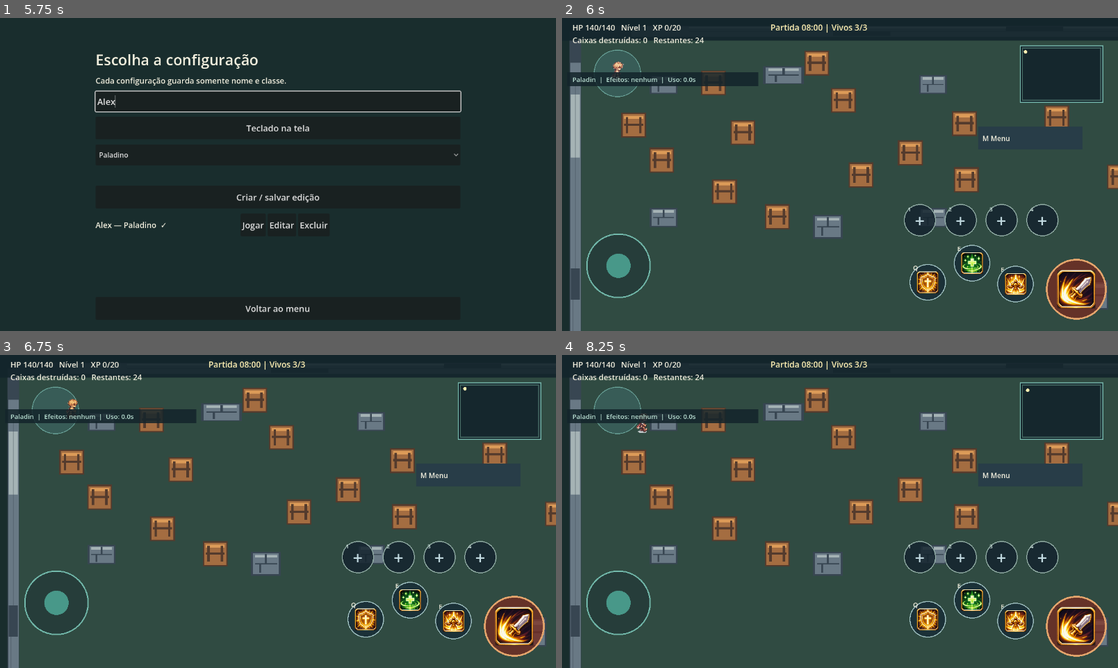
Above: before the commit, frames 1-4 (two rows, left to right).
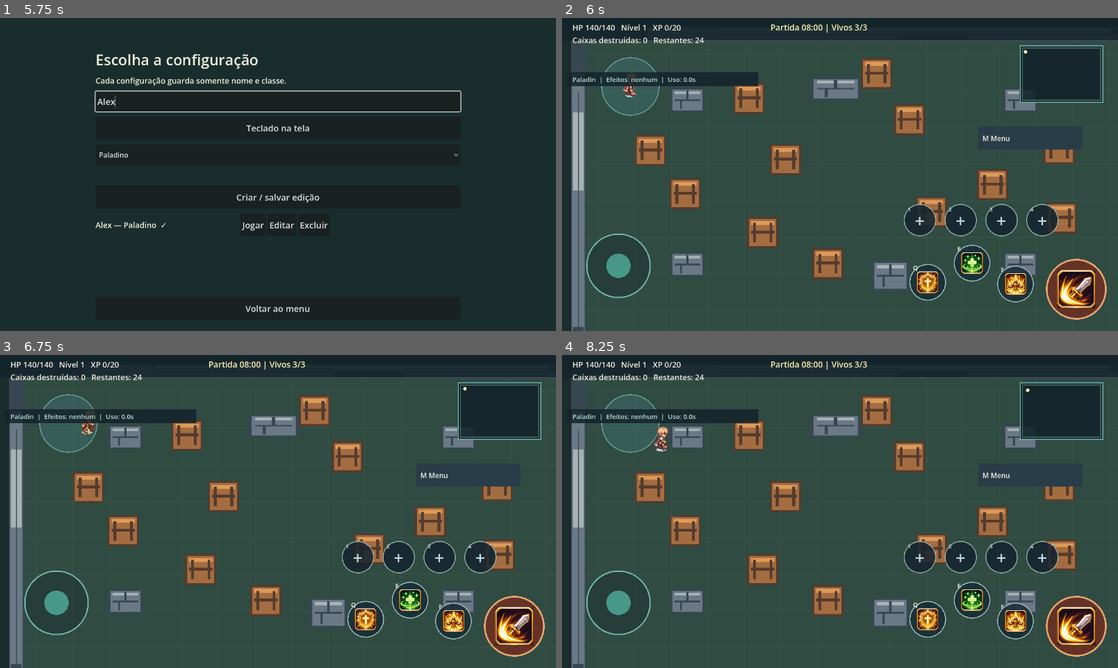
Above: after the commit, the same moments.

Repository: LRFSousa/RagArena
Game: Godot game, scene res://scenes/main.tscn
Same seed, same stepped clock (60 frames per second), same inputs: the game is played once before the commit and once after it.
Inputs (mouse positions are in pixels of both pictures, inside the frame that each line leads up to):
- Up to frame 1 (5.75 s): click (278, 102) at 0.52 s; type "Alex" at 0.6 s; click "Teclado na tela" at 1.25 s; click "Criar personagem local" at 2 s; click "Arena" at 2.75 s; click (278, 102) at 3.52 s; type "Alex" at 3.6 s; click "Criar / salvar edição" at 4.25 s; click (278, 102) at 5.02 s; type "Alex" at 5.1 s
- Up to frame 2 (6 s): click "Jogar" at 5.75 s
- Up to frame 3 (6.75 s): tap Enter at 6.5 s; move the mouse to (400, 495) at 6.52 s; hold D (move_right) from 6.53 s (still down); hold Space (attack) from 6.53 s (still down); click (400, 495) at 6.67 s
- Up to frame 4 (8.25 s): release D (move_right) at 7.25 s; release Space (attack) at 7.25 s; tap R (restart) at 7.25 s; drag from (728, 527) to (812, 574) at 7.27 s; move the mouse to (895, 442) at 8.02 s; hold D (move_right) from 8.03 s (still down); tap 1 at 8.1 s

Frame 1 is identical in both runs. In frame 2, 15% of the frame differs, in the area x 1-100%, y 7-100%; in frame 3, 15%; in frame 4, 15%.

Commit message:
Bring arena camera closer

Diff:
--- a/scripts/arena.gd
+++ b/scripts/arena.gd
@@ -15,6 +15,7 @@
 const GameAudioScript = preload("res://scripts/game_audio.gd")
 const ArenaHudScript = preload("res://scripts/arena_hud.gd")
 const WORLD_SIZE := Vector2(2560, 1440)
+const CAMERA_ZOOM := Vector2(1.05, 1.05)
 const ARENA := Rect2(52, 52, 2456, 1336)
 const SPAWNS := [Vector2(150, 150), Vector2(2350, 150), Vector2(150, 1290), Vector2(2350, 1290)]
 
@@ -70,7 +71,7 @@
 	add_child(player)
 	camera = Camera2D.new()
 	camera.name = "FollowingCamera"
-	camera.zoom = Vector2(0.85, 0.85)
+	camera.zoom = CAMERA_ZOOM
 	camera.limit_left = 0
 	camera.limit_top = 0
 	camera.limit_right = int(WORLD_SIZE.x)
--- a/tests/release07_smoke.gd
+++ b/tests/release07_smoke.gd
@@ -61,7 +61,7 @@
 	check(arena.player.skill_kind == 0 and arena.player.skill_flash > 0.0, "proteção inicia efeito visual")
 	check("HP" in arena.hud.text and "Partida" in arena.status_hud.text, "HUD mostra vida e cronômetro")
 	check(arena.hud_layer is CanvasLayer and arena.hud.get_parent() == arena.hud_layer and arena.hud_view.get_parent() == arena.hud_layer, "HUD independente das coordenadas do mundo")
-	check(arena.camera is Camera2D and arena.camera.get_parent() == arena.player and arena.camera.zoom == Vector2(0.85, 0.85), "câmera afastada acompanha personagem")
+	check(arena.camera is Camera2D and arena.camera.get_parent() == arena.player and arena.camera.zoom == Vector2(1.05, 1.05), "câmera aproximada acompanha personagem")
 	check(arena.ARENA.size == Vector2(2456, 1336) and not Rect2(0, 0, 1280, 720).has_point(arena.match_controller.SPAWNS[1]), "mapa e spawn ultrapassam uma tela")
 	var touch := InputEventScreenTouch.new()
 	touch.index = 4
Not shown, changed: docs/CHANGELOG.md
Not shown, changed: docs/GAME_DESIGN.md
Not shown, changed: docs/PENDENCIAS.md
Not shown, changed: docs/RELATORIOS/RELATORIO_07.md
Not shown, changed: docs/WEB_TESTE.md
